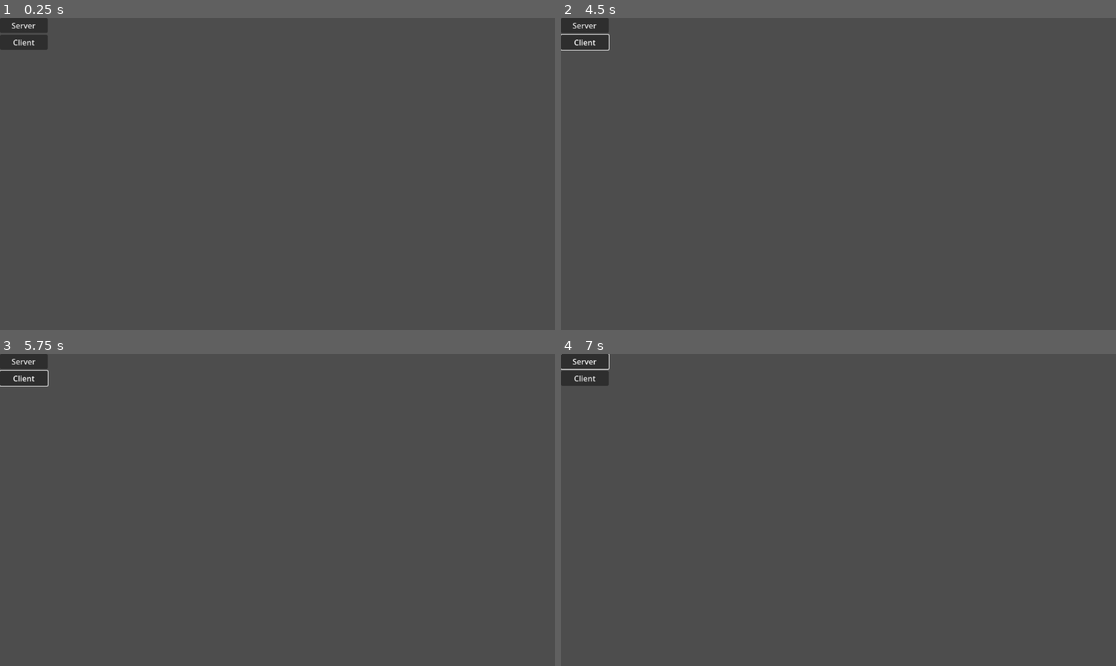
Above: before the commit, frames 1-4 (two rows, left to right).
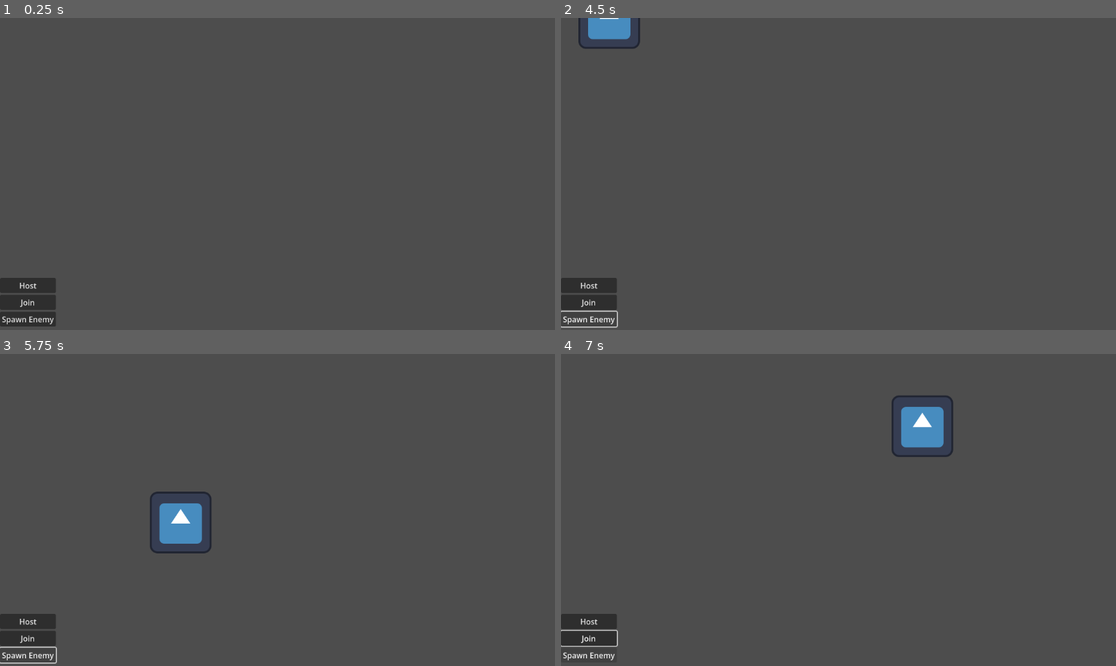
Above: after the commit, the same moments.

Repository: Felix-Young-Git/The7Seas-multiplayer-coop-game
Game: Godot game, scene res://test/multiplayer_test.tscn
Same seed, same stepped clock (60 frames per second), same inputs: the game is played once before the commit and once after it. Before the commit the project starts from res://Network/network_example.tscn. The engine's default icon, where the game draws it, is replaced by a stand-in: a white triangle on a blue panel in a dark square.
Inputs (mouse positions are in pixels of both pictures, inside the frame that each line leads up to):
- Up to frame 1 (0.25 s): no input
- Up to frame 2 (4.5 s): click (583, 24) at 0.5 s, where only the run before the commit has a clickable "Server"; click (588, 286) at 1.25 s, where only the run after the commit has a clickable "Host"; click (583, 42) at 2 s, where only the run before the commit has a clickable "Client"; click (588, 301) at 2.75 s, where only the run after the commit has a clickable "Join"; click (588, 320) at 3.5 s, where only the run after the commit has a clickable "Spawn Enemy"; tap Enter at 4.25 s; hold Right (ui_right) from 4.28 s (still down)
- Up to frame 3 (5.75 s): release Right (ui_right) at 5.03 s; hold Down (ui_down) from 5.03 s (still down)
- Up to frame 4 (7 s): release Down (ui_down) at 5.78 s; hold Right (ui_right) 5.78-6.53 s; hold Up (ui_up) from 6.53 s (still down)

The runs differ from the first frame. In frame 1, 2.1% of the frame differs, in the area x 0-11%, y 0-99%; in frame 2, 2.2%; in frame 3, 3.1%; in frame 4, 3.2%, in the area x 0-71%, y 0-99%.

Commit message:
Basic multiplayer setup

Diff:
--- /dev/null
+++ b/outcasts-coop-game/Enemies/enemy.tscn
@@ -0,0 +1,25 @@
+[gd_scene format=3 uid="uid://do3pgbraprlfk"]
+
+[ext_resource type="Texture2D" uid="uid://5hvj1sbtut5c" path="res://icon.svg" id="1_3ih25"]
+
+[sub_resource type="RectangleShape2D" id="RectangleShape2D_bxkaj"]
+
+[sub_resource type="SceneReplicationConfig" id="SceneReplicationConfig_bxkaj"]
+properties/0/path = NodePath(".:position")
+properties/0/spawn = true
+properties/0/replication_mode = 1
+
+[node name="Enemy" type="CharacterBody2D" unique_id=1283339784]
+
+[node name="CollisionShape2D" type="CollisionShape2D" parent="." unique_id=817619978]
+shape = SubResource("RectangleShape2D_bxkaj")
+
+[node name="Sprite2D" type="Sprite2D" parent="." unique_id=1652078654]
+modulate = Color(0.85490197, 0, 0.26666668, 1)
+scale = Vector2(20, 20)
+texture = ExtResource("1_3ih25")
+region_enabled = true
+region_rect = Rect2(63, 66, 1, 1)
+
+[node name="MultiplayerSynchronizer" type="MultiplayerSynchronizer" parent="." unique_id=161566739]
+replication_config = SubResource("SceneReplicationConfig_bxkaj")
--- a/outcasts-coop-game/Game Container/game_container.tscn
+++ /dev/null
@@ -1,3 +0,0 @@
-[gd_scene format=3 uid="uid://ljgh6kl67gdl"]
-
-[node name="Game Container" type="Node2D" unique_id=853267900]
--- a/outcasts-coop-game/Network/high_level_ui.gd
+++ /dev/null
@@ -1,8 +0,0 @@
-extends Control
-
-
-func _on_server_pressed() -> void:
-	NetworkHandler.start_server()
-
-func _on_client_pressed() -> void:
-	NetworkHandler.start_client()
--- a/outcasts-coop-game/Network/high_level_ui.tscn
+++ /dev/null
@@ -1,28 +0,0 @@
-[gd_scene format=3 uid="uid://bl28d7eesadi6"]
-
-[ext_resource type="Script" uid="uid://dfbugl6b2q4" path="res://Network/high_level_ui.gd" id="1_l2mba"]
-
-[node name="HighLevelUI" type="Control" unique_id=1170549443]
-layout_mode = 3
-anchors_preset = 15
-anchor_right = 1.0
-anchor_bottom = 1.0
-grow_horizontal = 2
-grow_vertical = 2
-script = ExtResource("1_l2mba")
-
-[node name="VBoxContainer" type="VBoxContainer" parent="." unique_id=342723056]
-layout_mode = 0
-offset_right = 99.0
-offset_bottom = 80.0
-
-[node name="Server" type="Button" parent="VBoxContainer" unique_id=74151612]
-layout_mode = 2
-text = "Server"
-
-[node name="Client" type="Button" parent="VBoxContainer" unique_id=453172370]
-layout_mode = 2
-text = "Client"
-
-[connection signal="pressed" from="VBoxContainer/Server" to="." method="_on_server_pressed"]
-[connection signal="pressed" from="VBoxContainer/Client" to="." method="_on_client_pressed"]
--- a/outcasts-coop-game/Network/multiplayer_player_spawner.gd
+++ /dev/null
@@ -1,16 +0,0 @@
-extends MultiplayerSpawner
-
-@export var network_player : PackedScene
-
-
-func _ready() -> void:
-	multiplayer.peer_connected.connect(spawn_player)
-
-
-func spawn_player(id: int) -> void:
-	if !multiplayer.is_server(): return
-
-	var player: Node = network_player.instantiate()
-	player.name = str(id)
-
-	get_node(spawn_path).call_deferred("add_child", player)
--- a/outcasts-coop-game/Network/network_example.tscn
+++ /dev/null
@@ -1,15 +0,0 @@
-[gd_scene format=3 uid="uid://efjig35nx8u5"]
-
-[ext_resource type="PackedScene" uid="uid://bl28d7eesadi6" path="res://Network/high_level_ui.tscn" id="1_ldsrq"]
-[ext_resource type="Script" uid="uid://b43ijtrdb4is4" path="res://Network/multiplayer_player_spawner.gd" id="2_1r7hs"]
-[ext_resource type="PackedScene" uid="uid://c1ajbvuspr3jl" path="res://Player/player.tscn" id="3_1r7hs"]
-
-[node name="Network Example" type="Node2D" unique_id=1631073962]
-
-[node name="HighLevelUI" parent="." unique_id=1170549443 instance=ExtResource("1_ldsrq")]
-
-[node name="MultiplayerSpawner" type="MultiplayerSpawner" parent="." unique_id=227815676]
-_spawnable_scenes = PackedStringArray("uid://c1ajbvuspr3jl")
-spawn_path = NodePath("..")
-script = ExtResource("2_1r7hs")
-network_player = ExtResource("3_1r7hs")
--- a/outcasts-coop-game/Network/network_handler.gd
+++ /dev/null
@@ -1,18 +0,0 @@
-extends Node
-
-const IP_ADDRESS: String = "localhost"
-const PORT: int = 42069
-
-var peer: ENetMultiplayerPeer
-
-
-func start_server() -> void:
-	peer = ENetMultiplayerPeer.new()
-	peer.create_server(PORT)
-	multiplayer.multiplayer_peer = peer
-
-
-func start_client() -> void:
-	peer = ENetMultiplayerPeer.new()
-	peer.create_client(IP_ADDRESS, PORT)
-	multiplayer.multiplayer_peer = peer
--- a/outcasts-coop-game/Player/player.gd
+++ b/outcasts-coop-game/Player/player.gd
@@ -5,10 +5,7 @@
 func _enter_tree() -> void:
 	set_multiplayer_authority(name.to_int())
 
-
-func _physics_process(delta: float) -> void:
-	if !is_multiplayer_authority(): return
-
-	velocity = Input.get_vector("ui_left", "ui_right", "ui_up", "ui_down") * SPEED
-
+func _physics_process(_delta: float) -> void:
+	if is_multiplayer_authority():
+		velocity = Input.get_vector("ui_left", "ui_right", "ui_up", "ui_down") * SPEED
 	move_and_slide()
--- a/outcasts-coop-game/project.godot
+++ b/outcasts-coop-game/project.godot
@@ -11,17 +11,14 @@
 [application]
 
 config/name="Outcasts coop game"
-run/main_scene="uid://efjig35nx8u5"
+run/main_scene="uid://cmr0ovwk5ahxv"
 config/features=PackedStringArray("4.6", "Forward Plus")
 config/icon="res://icon.svg"
-
-[autoload]
-
-NetworkHandler="*uid://0q7t243xq5rj"
 
 [file_customization]
 
 folder_colors={
+"res://Enemies/": "red",
 "res://Player/": "green",
 "res://Tilemap/": "orange"
 }
--- /dev/null
+++ b/outcasts-coop-game/test/multiplayer_test.gd
@@ -0,0 +1,32 @@
+extends Node2D
+
+var peer = ENetMultiplayerPeer.new()
+@export var player_scene : PackedScene
+
+
+
+const IP_ADDRESS: String = "localhost"
+const PORT: int = 42069
+
+#connect buttons
+func _enter_tree() -> void:
+	$UI/Host.pressed.connect(_on_host_pressed)
+	$UI/Join.pressed.connect(_on_join_pressed)
+
+#create host
+func _on_host_pressed() -> void:
+	peer.create_server(PORT)
+	multiplayer.multiplayer_peer = peer
+	multiplayer.peer_connected.connect(_add_player)
+	_add_player()
+
+#create client
+func _on_join_pressed() -> void:
+	peer.create_client(IP_ADDRESS, PORT)
+	multiplayer.multiplayer_peer = peer
+
+#create player
+func _add_player(id = 1):
+	var player = player_scene.instantiate()
+	player.name = str(id)
+	call_deferred("add_child", player)
--- /dev/null
+++ b/outcasts-coop-game/test/multiplayer_test.tscn
@@ -0,0 +1,32 @@
+[gd_scene format=3 uid="uid://cmr0ovwk5ahxv"]
+
+[ext_resource type="Script" uid="uid://dvkd26c7tgarr" path="res://test/multiplayer_test.gd" id="1_3fc8k"]
+[ext_resource type="PackedScene" uid="uid://c1ajbvuspr3jl" path="res://Player/player.tscn" id="2_3vuks"]
+
+[node name="MultiplayerTest" type="Node2D" unique_id=1481677403]
+script = ExtResource("1_3fc8k")
+player_scene = ExtResource("2_3vuks")
+
+[node name="PlayerMultiplayerSpawner" type="MultiplayerSpawner" parent="." unique_id=213665779]
+_spawnable_scenes = PackedStringArray("uid://c1ajbvuspr3jl")
+spawn_path = NodePath("..")
+
+[node name="UI" type="VBoxContainer" parent="." unique_id=125273793]
+offset_top = 540.0
+offset_right = 116.0
+offset_bottom = 641.0
+
+[node name="Host" type="Button" parent="UI" unique_id=1065535417]
+layout_mode = 2
+text = "Host"
+
+[node name="Join" type="Button" parent="UI" unique_id=634532904]
+layout_mode = 2
+text = "Join"
+
+[node name="SpawnEnemy" type="Button" parent="UI" unique_id=1439052189]
+layout_mode = 2
+text = "Spawn Enemy"
+
+[connection signal="pressed" from="UI/Host" to="." method="_on_host_pressed"]
+[connection signal="pressed" from="UI/Join" to="." method="_on_join_pressed"]
Not shown, removed: outcasts-coop-game/Network/high_level_ui.gd.uid
Not shown, removed: outcasts-coop-game/Network/multiplayer_player_spawner.gd.uid
Not shown, removed: outcasts-coop-game/Network/network_handler.gd.uid
Not shown, added: outcasts-coop-game/test/multiplayer_test.gd.uid
